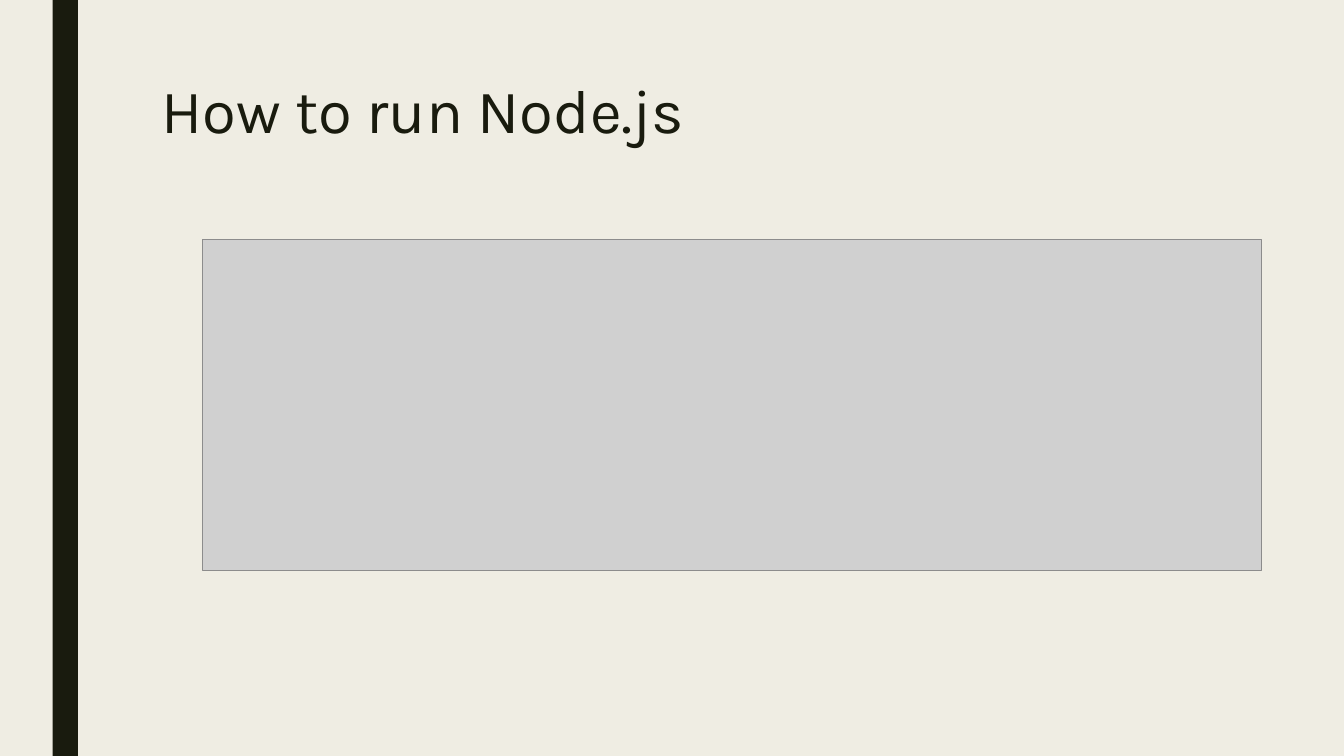
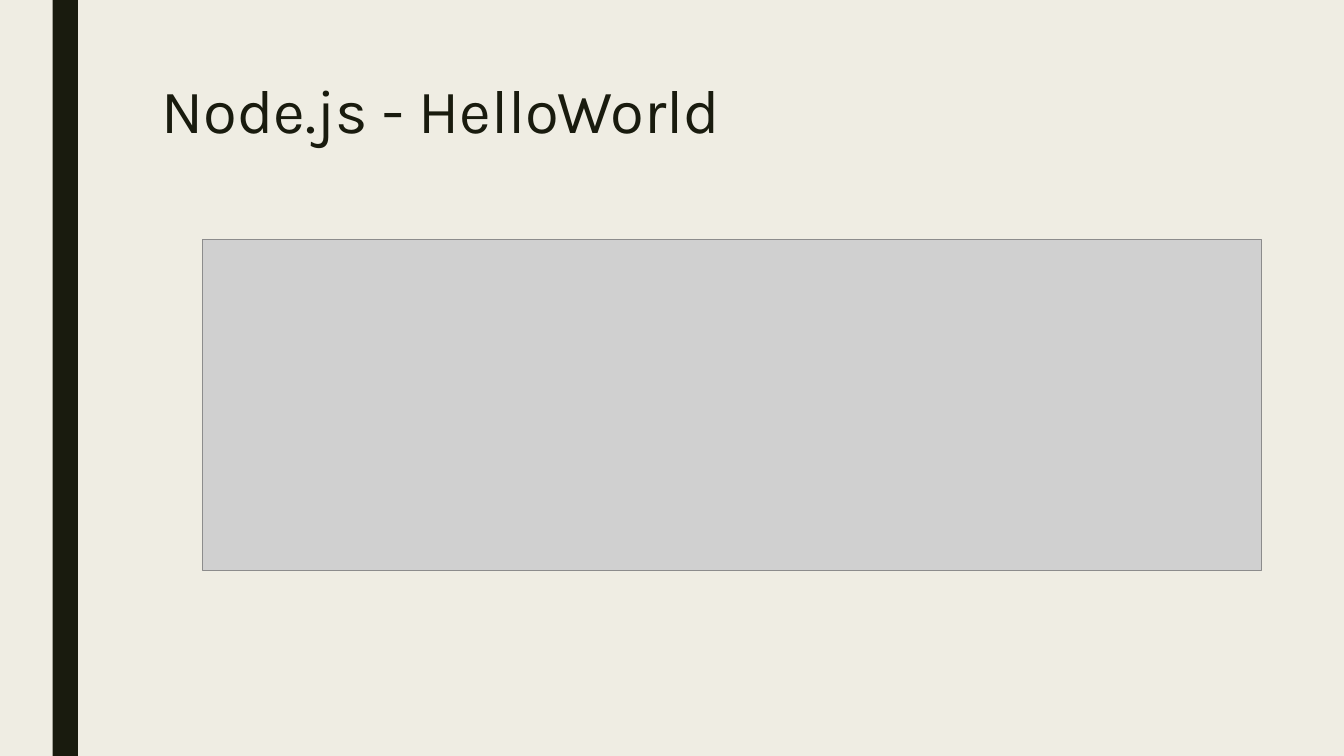
Before and after one commit to derektu/NodeTutorial, a slide deck: slide 5 of Presentation.pptx. Drawn at 1344x756 pixels with LibreOffice and Linux fonts; fonts in the diff are those of the drawing; grey boxes stand for pictures. Boxes give left, top, right and bottom in pixels: in the first picture for what was removed or moved away, otherwise in the second. Text is boxed around its words. In the diff, an @@ line names an element or a change of style, - is before the commit and + after.

```diff
--- a/Presentation.pptx
+++ b/Presentation.pptx
@@ title at [161, 90, 720, 148]: text changed @@
-How to run Node.js
+Node.js - HelloWorld
```
Also in this commit, not shown: 7 other slides changed, 7 slides added, 3 slides removed.
